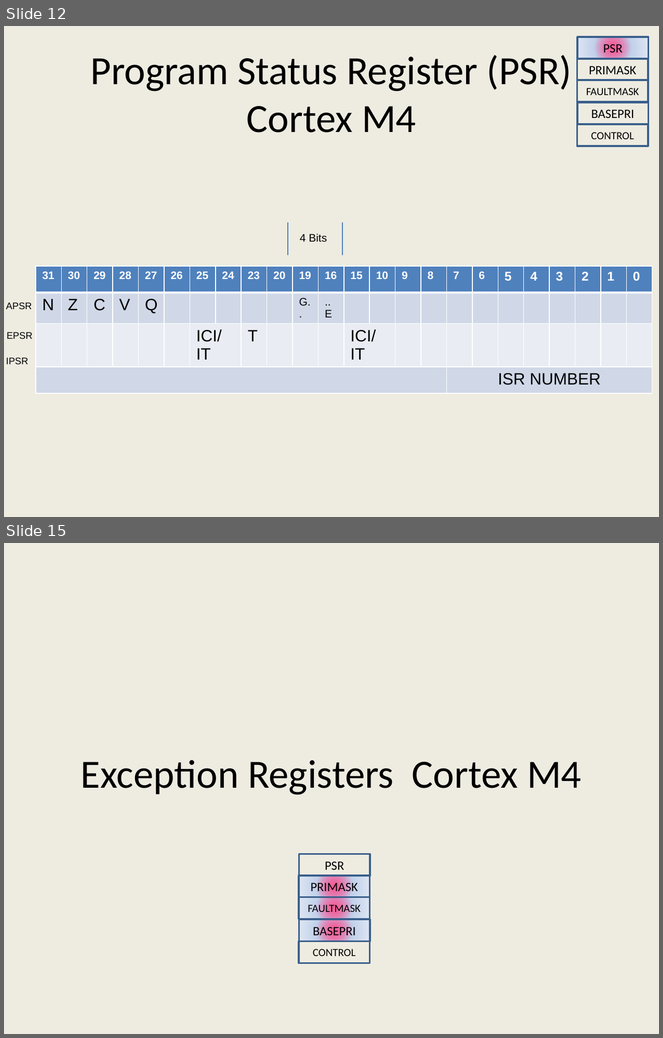
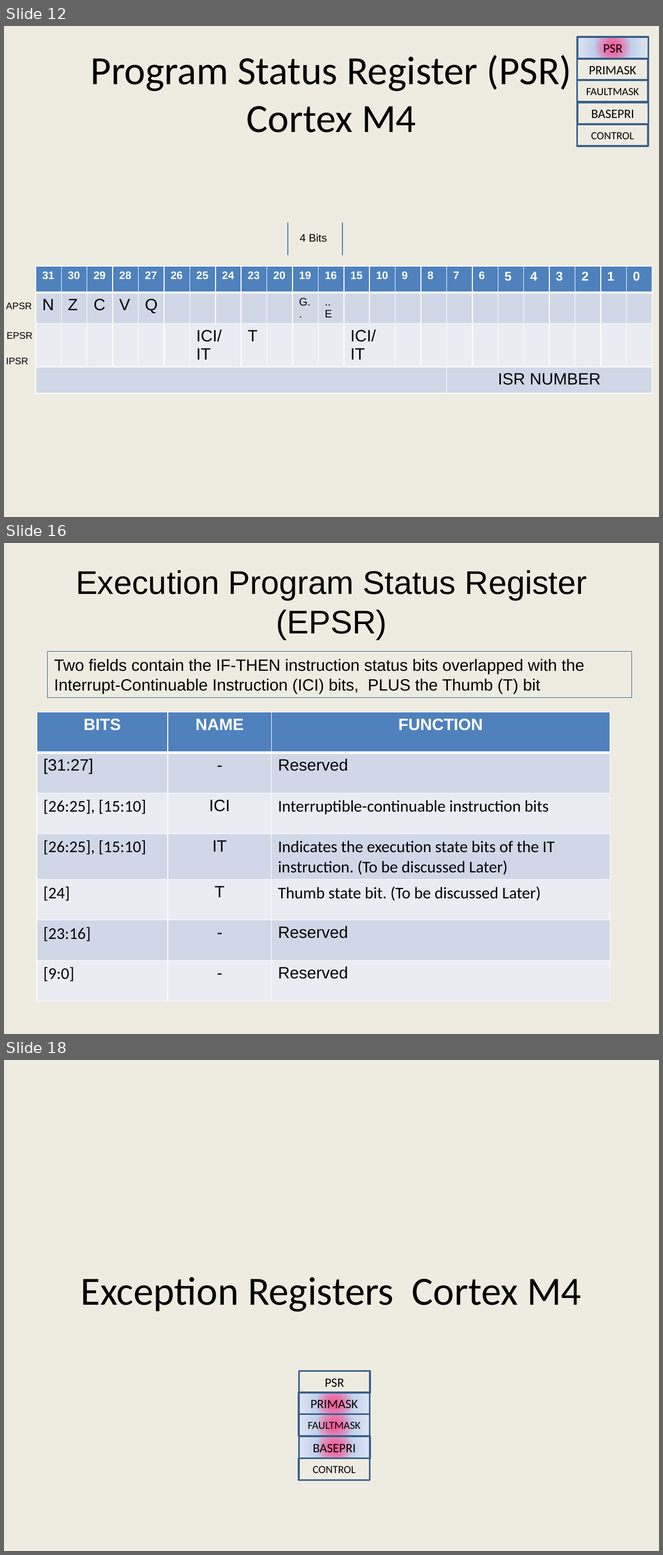
Before and after one commit to girishsukukumar/ARM-Architecture, a slide deck: Module-4.pptx. Shown one above the other, each under a label of ours: slides 12 and 15 before the commit, slides 12, 16 and 18 after it; the slides between them are not shown. The pictures are 663x1038 and 663x1555 pixels, drawn with LibreOffice and Linux fonts; fonts in the diff are those of the drawing. Boxes give left, top, right and bottom in pixels: in the first picture for what was removed or moved away, otherwise in the second. Text is boxed around its words. In the diff, an @@ line names an element or a change of style, - is before the commit and + after.

```diff
--- a/Module-4.pptx
+++ b/Module-4.pptx
@@ slide 16 added at [4, 543, 659, 1034], background #EEECE1 @@
@@ text added at [76, 570, 587, 639], 36 pt, text #000000 @@
+Execution Program Status Register (EPSR)
@@ rectangle added at [48, 652, 632, 698], outline #3A5F8C 0.75 pt, 18 pt, text #000000 @@
+Two fields contain the IF-THEN instruction status bits overlapped with the
+Interrupt-Continuable Instruction (ICI) bits, PLUS the Thumb (T) bit
@@ table added at [37, 712, 610, 1001], 7 rows, 3 columns @@
+BITS | NAME | FUNCTION
+[31:27] | - | Reserved
+[26:25], [15:10] | ICI | Interruptible-continuable instruction bits
+[26:25], [15:10] | IT | Indicates the execution state bits of the IT instruction. (To be discussed Later)
+[24] | T | Thumb state bit. (To be discussed Later)
+[23:16] | - | Reserved
+[9:0] | - | Reserved
@@ what was slide 15 is now slide 18 @@
```
Also in this commit, not shown: 6 slides changed, 7 other slides added, 25 slides removed.
